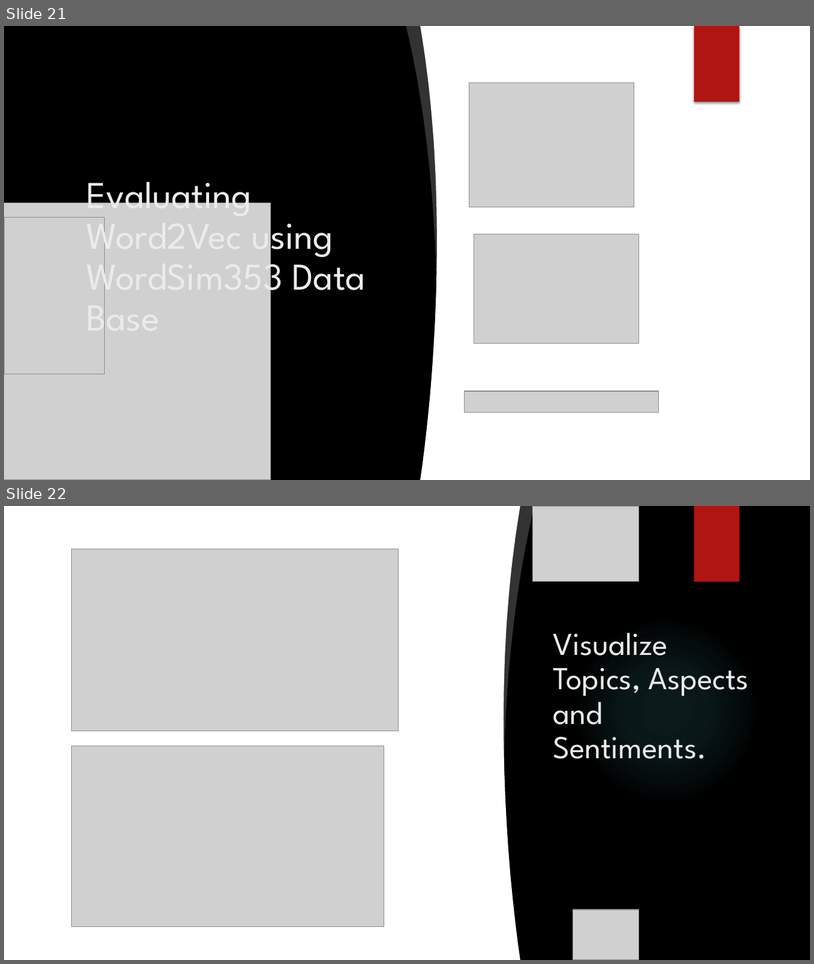
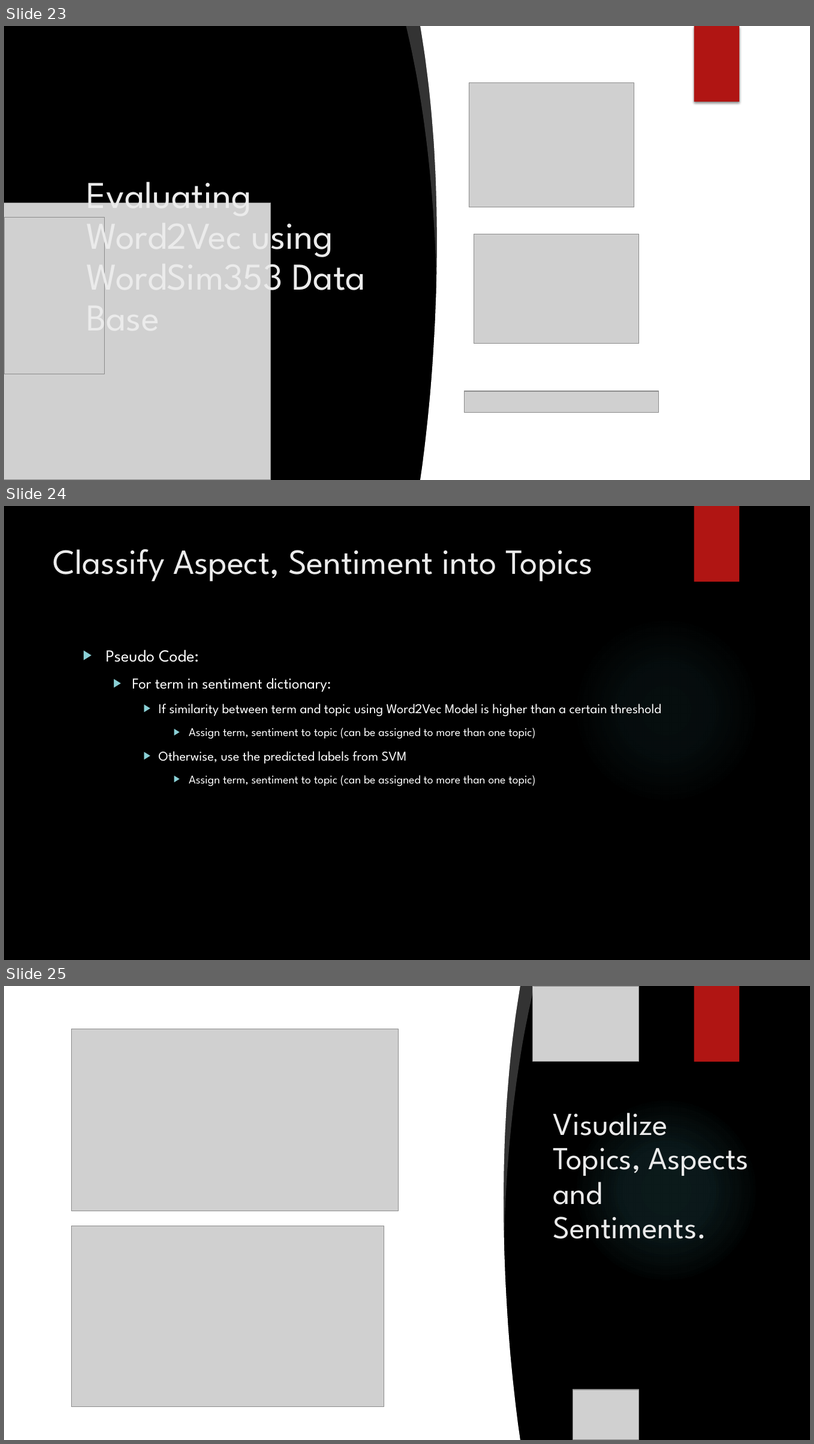
Before and after one commit to ayan1995/Thinkful, a slide deck: Bootcamp/Final Capstone Opinion Mining/Opinion Mining Presentation.pptx. Shown one above the other, each under a label of ours: slides 21 and 22 before the commit, slides 23, 24 and 25 after it. The pictures are 814x964 and 814x1444 pixels, drawn with LibreOffice and Linux fonts; fonts in the diff are those of the drawing; grey boxes stand for pictures; background and template pictures are left out. Boxes give left, top, right and bottom in pixels: in the first picture for what was removed or moved away, otherwise in the second. Text is boxed around its words. In the diff, an @@ line names an element or a change of style, - is before the commit and + after.

```diff
--- a/Bootcamp/Final Capstone Opinion Mining/Opinion Mining Presentation.pptx
+++ b/Bootcamp/Final Capstone Opinion Mining/Opinion Mining Presentation.pptx
@@ slide 24 added at (4,506,810,960), background picture (left out); not listed: 1 template element that a slide beside it also shows @@
@@ rectangle added at (694,506,740,582), fill #B01513 @@
@@ title added at (53,549,594,582), 42 pt, text #EBEBEB @@
+Classify Aspect, Sentiment into Topics
@@ text added at (106,649,662,786), 14 pt, text #FFFFFF @@
+▶ Pseudo Code:
+  ▶ For term in sentiment dictionary:
+    ▶ If similarity between term and topic using Word2Vec Model is higher than a certain threshold
+      ▶ Assign term, sentiment to topic (can be assigned to more than one topic)
+    ▶ Otherwise, use the predicted labels from SVM
+      ▶ Assign term, sentiment to topic (can be assigned to more than one topic)
@@ what was slide 21 is now slide 23 @@
@@ what was slide 22 is now slide 25 @@
```
Also in this commit, not shown: 3 slides changed, 7 other slides added, 2 slides removed, 28 other files.
